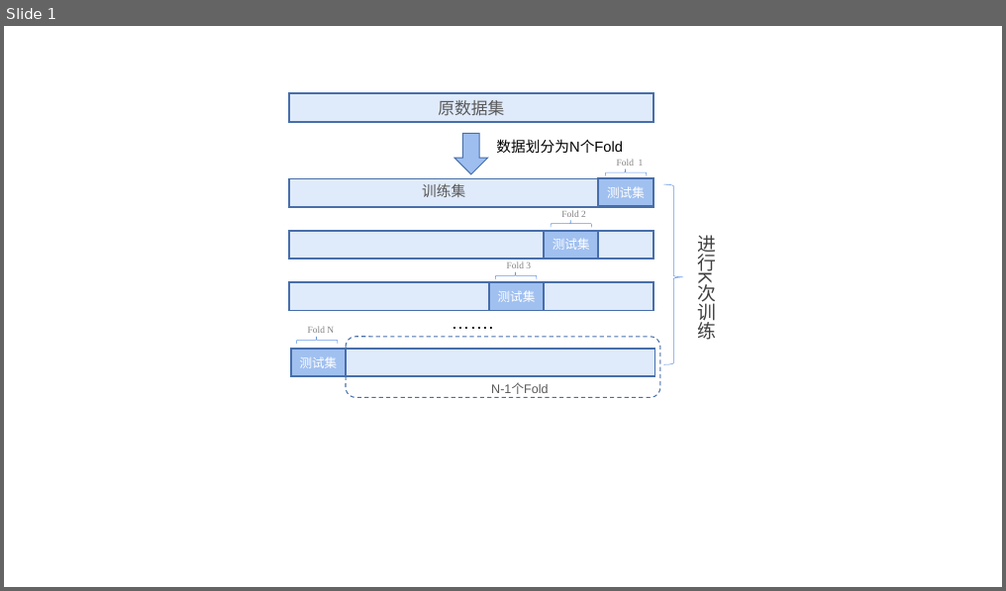
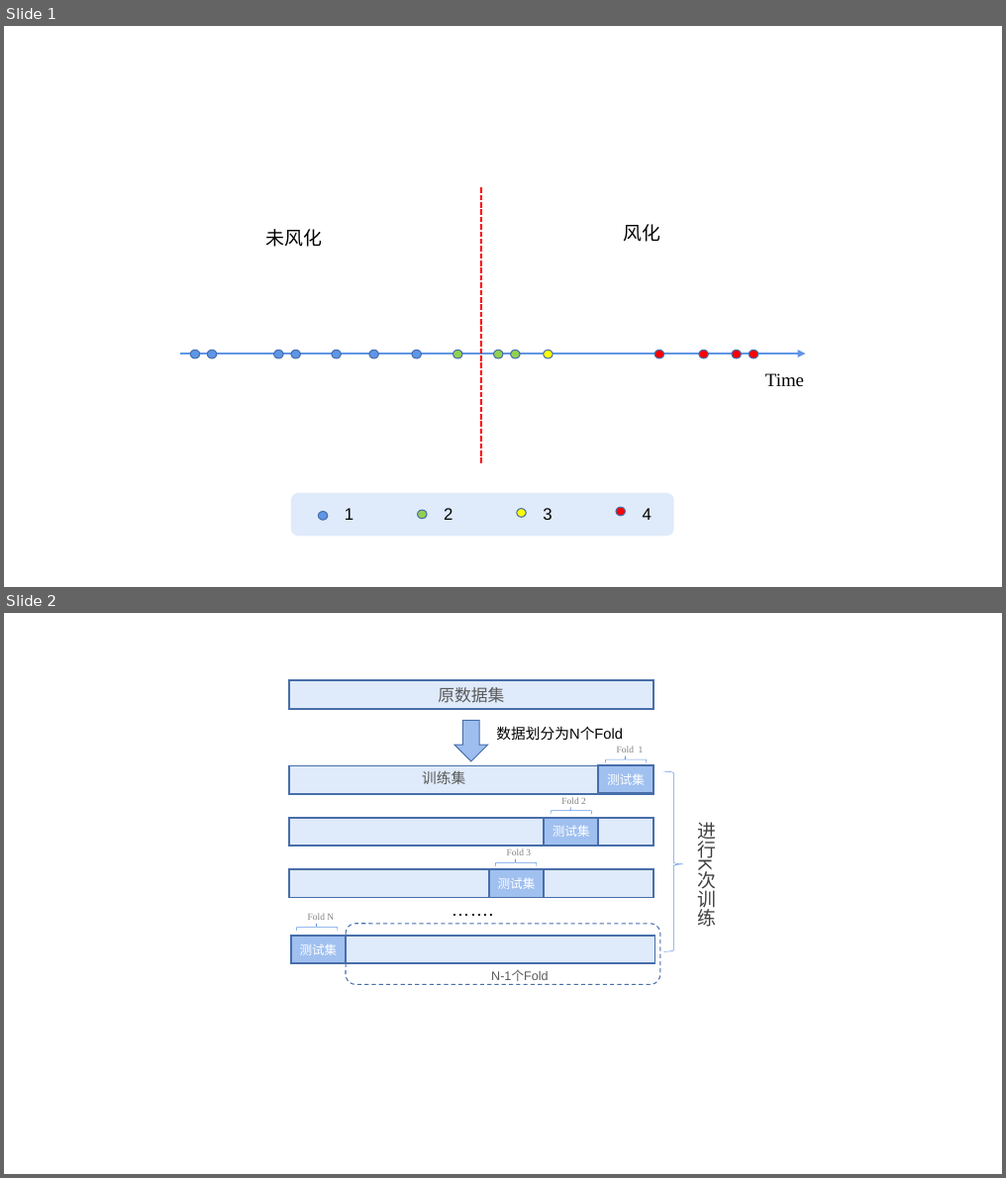
Before and after one commit to Fly-Pluche/2022-mathematical-modeling-C, a slide deck: draw.pptx. Shown one above the other, each under a label of ours: slide 1 before the commit, slides 1 and 2 after it. The pictures are 1006x591 and 1006x1178 pixels, drawn with LibreOffice and Linux fonts; fonts in the diff are those of the drawing. Boxes give left, top, right and bottom in pixels: in the first picture for what was removed or moved away, otherwise in the second. Text is boxed around its words. In the diff, an @@ line names an element or a change of style, - is before the commit and + after.

```diff
--- a/draw.pptx
+++ b/draw.pptx
@@ slide 1 added at <box>4,26,1002,587</box>, background #FFFFFF @@
@@ line added from (481, 187) to (481, 466), #FF0000 1.75 pt dashed @@
@@ text added at <box>266,229,323,247</box>, 18 pt, text #000000 @@
+未风化
@@ text added at <box>623,224,660,242</box>, 18 pt, text #000000 @@
+风化
@@ ellipse added at <box>190,350,199,359</box>, fill #6096E6, outline #476FAA 1 pt @@
@@ ellipse added at <box>208,350,217,359</box>, fill #6096E6, outline #476FAA 1 pt @@
@@ ellipse added at <box>274,350,283,359</box>, fill #6096E6, outline #476FAA 1 pt @@
@@ ellipse added at <box>291,350,300,359</box>, fill #6096E6, outline #476FAA 1 pt @@
@@ ellipse added at <box>332,350,341,359</box>, fill #6096E6, outline #476FAA 1 pt @@
@@ ellipse added at <box>369,350,378,359</box>, fill #6096E6, outline #476FAA 1 pt @@
@@ ellipse added at <box>412,350,421,359</box>, fill #6096E6, outline #476FAA 1 pt @@
@@ ellipse added at <box>453,350,462,359</box>, fill #92D050, outline #476FAA 1 pt @@
@@ ellipse added at <box>494,350,503,359</box>, fill #92D050, outline #476FAA 1 pt @@
@@ ellipse added at <box>511,350,520,359</box>, fill #92D050, outline #476FAA 1 pt @@
@@ ellipse added at <box>544,350,552,359</box>, fill #FFFF00, outline #476FAA 1 pt @@
@@ ellipse added at <box>654,350,663,359</box>, fill #FF0000, outline #476FAA 1 pt @@
@@ ellipse added at <box>699,350,708,359</box>, fill #FF0000, outline #476FAA 1 pt @@
@@ ellipse added at <box>732,350,741,359</box>, fill #FF0000, outline #476FAA 1 pt @@
@@ ellipse added at <box>748,350,757,359</box>, fill #FF0000, outline #476FAA 1 pt @@
@@ arrow added from (180, 354) to (806, 354), #6096E6 2.5 pt @@
@@ text added at <box>765,373,804,386</box>, 18 pt, text #000000 @@
+Time
@@ rounded rectangle added at <box>291,493,675,536</box>, fill #DFEAFA @@
@@ ellipse added at <box>319,512,328,520</box>, fill #6096E6, outline #476FAA 1 pt @@
@@ text added at <box>345,508,353,520</box>, 16 pt, text #000000 @@
+1
@@ ellipse added at <box>417,510,426,519</box>, fill #92D050, outline #476FAA 1 pt @@
@@ text added at <box>444,508,452,520</box>, 16 pt, text #000000 @@
+2
@@ ellipse added at <box>517,509,526,517</box>, fill #FFFF00, outline #476FAA 1 pt @@
@@ text added at <box>543,508,551,520</box>, 16 pt, text #000000 @@
+3
@@ ellipse added at <box>616,507,625,516</box>, fill #FF0000, outline #476FAA 1 pt @@
@@ text added at <box>643,508,651,520</box>, 16 pt, text #000000 @@
+4
@@ what was slide 1 is now slide 2 @@
```
Also in this commit, not shown: 54 other files.
